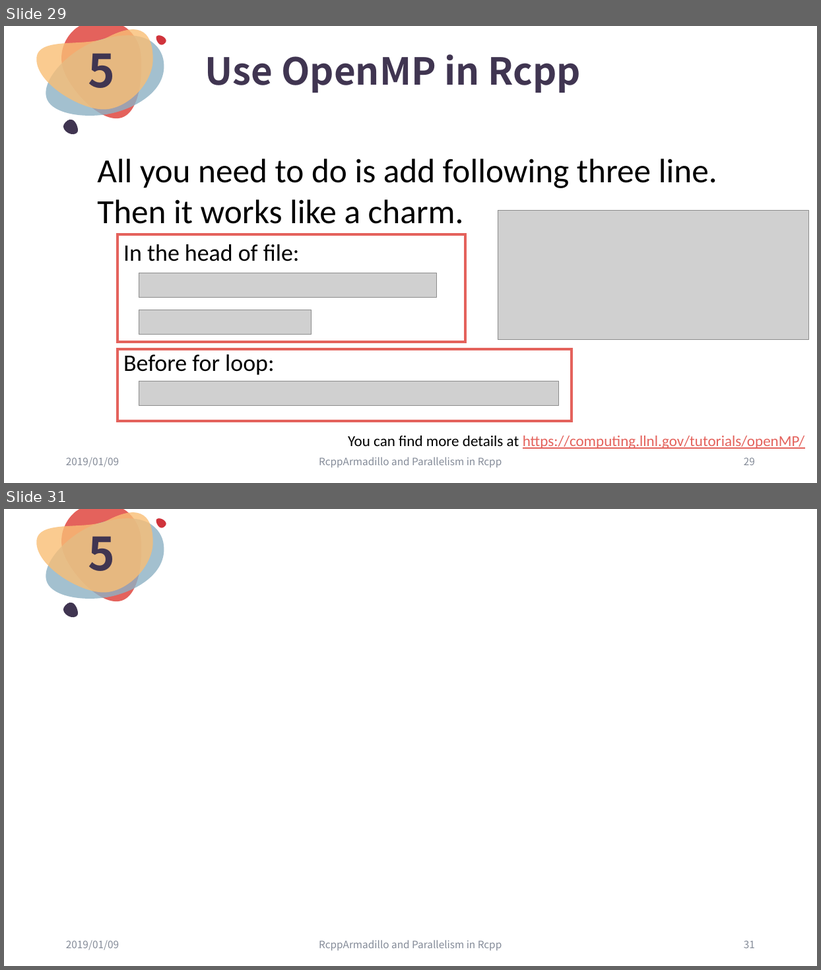
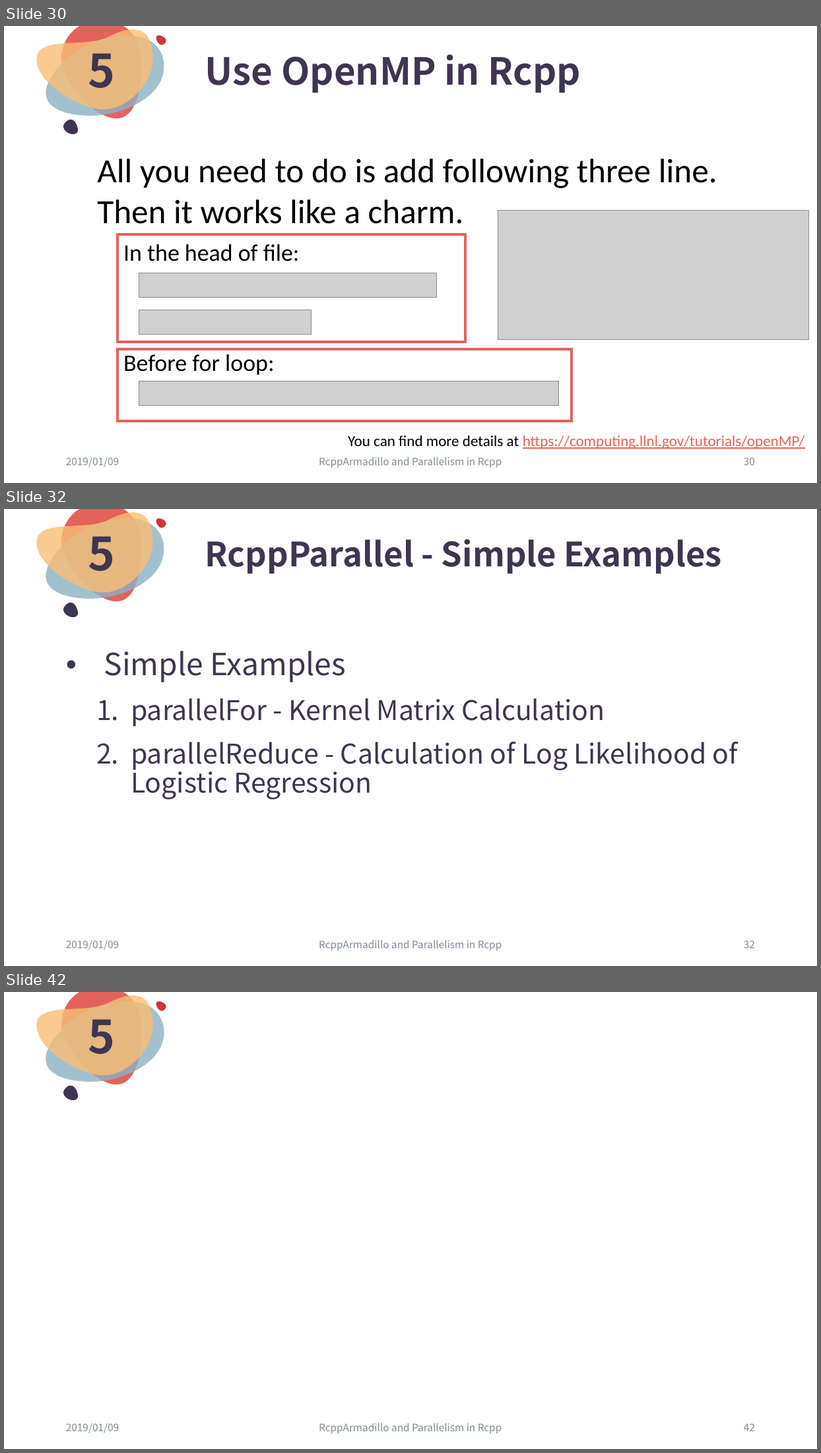
Before and after one commit to ChingChuan-Chen/Rcpp_RcppArmadillo_tutorial, a slide deck: leture_powerpoint_0109.pptx. Shown one above the other, each under a label of ours: slides 29 and 31 before the commit, slides 30, 32 and 42 after it; the slides between them are not shown. The pictures are 821x970 and 821x1453 pixels, drawn with LibreOffice and Linux fonts; fonts in the diff are those of the drawing; grey boxes stand for pictures. Boxes give left, top, right and bottom in pixels: in the first picture for what was removed or moved away, otherwise in the second. Text is boxed around its words. In the diff, an @@ line names an element or a change of style, - is before the commit and + after.

Commit message:
complete RcppParallel two examples

```diff
--- a/leture_powerpoint_0109.pptx
+++ b/leture_powerpoint_0109.pptx
@@ slide 32 added at [4, 509, 817, 966], background #FFFFFF; not listed: 5 template elements that a slide beside it also shows @@
@@ text added at [88, 524, 115, 571], 54 pt, text #403551, bold @@
+5
@@ title added at [205, 539, 722, 574], 39.6 pt, text #403551, bold @@
+RcppParallel - Simple Examples
@@ text added at [104, 651, 738, 800], 32 pt, text #403551 @@
+• Simple Examples
+  1. parallelFor - Kernel Matrix Calculation
+  2. parallelReduce - Calculation of Log Likelihood of Logistic Regression
@@ text added at [66, 941, 119, 951], 12 pt, text #848B98 @@
+2019/01/09
@@ text added at [319, 941, 502, 951], 12 pt, text #848B98 @@
+RcppArmadillo and Parallelism in Rcpp
@@ page number added at [744, 941, 755, 949], 12 pt, text #848B98 @@
+32
@@ what was slide 29 is now slide 30 @@
@@ page number at [744, 458, 755, 466]: text changed @@
-29
+30
@@ what was slide 31 is now slide 42 @@
@@ page number at [744, 1424, 755, 1432]: text changed @@
-31
+42
```
Also in this commit, not shown: 3 slides changed, 10 other slides added, 6 other files.
